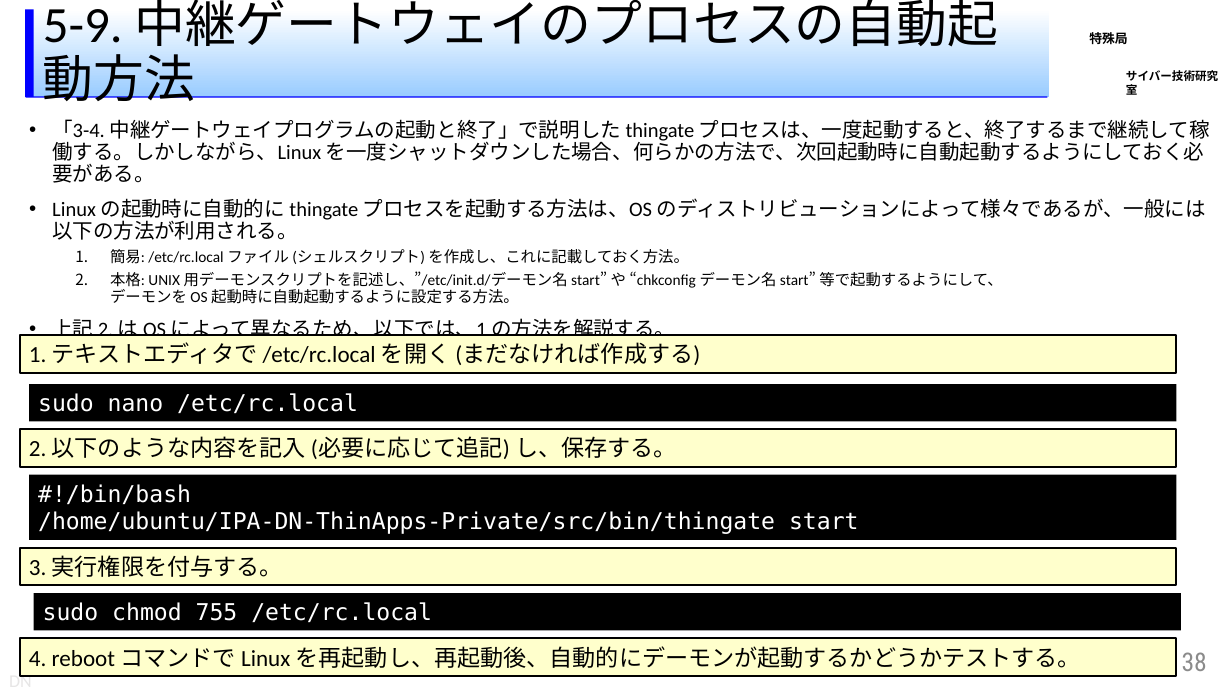
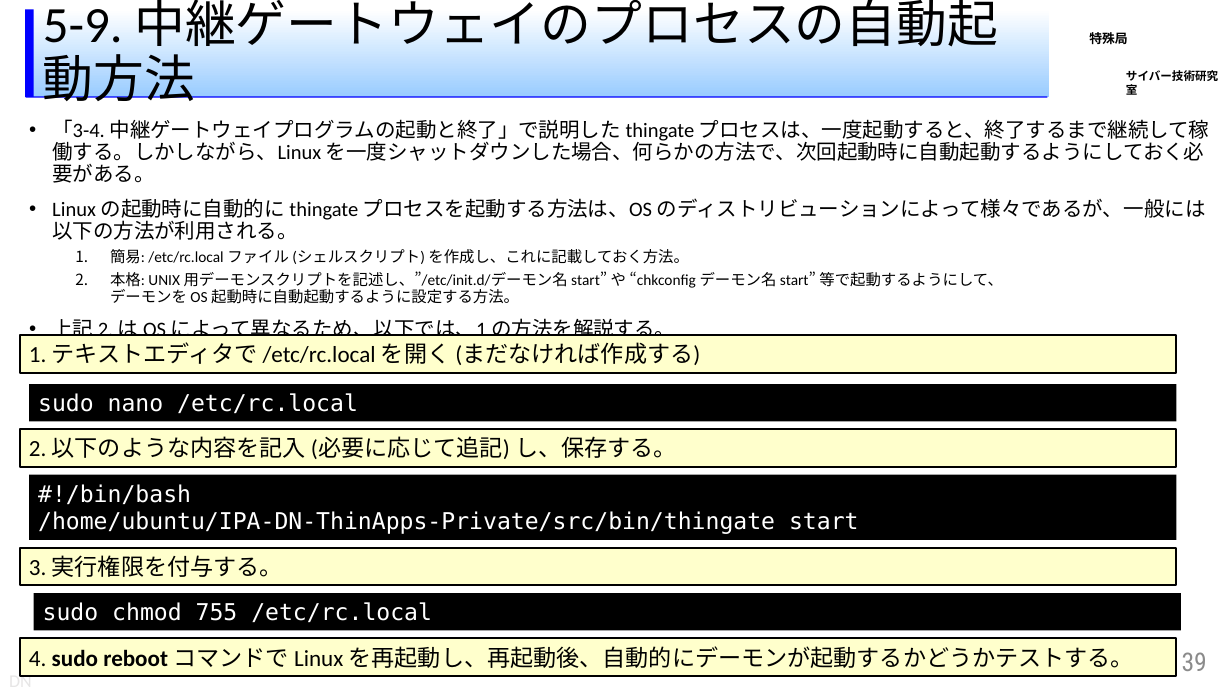
Before and after one commit to IPA-CyberLab/IPA-DN-Docs, a slide deck: slide 39 of Docs/ThinTeleworkSystem/ja/SystemManual/210916 beta8preview2/ThinTele 構築マニュアル (スタンドアロン版).pptx (slide 38 before the commit). Drawn at 1232x693 pixels with LibreOffice and Linux fonts; fonts in the diff are those of the drawing; background and template pictures are left out. Boxes give left, top, right and bottom in pixels: in the first picture for what was removed or moved away, otherwise in the second. Text is boxed around its words. In the diff, an @@ line names an element or a change of style, - is before the commit and + after.

```diff
--- a/Docs/ThinTeleworkSystem/ja/SystemManual/210916 beta8preview2/ThinTele 構築マニュアル (スタンドアロン版).pptx
+++ b/Docs/ThinTeleworkSystem/ja/SystemManual/210916 beta8preview2/ThinTele 構築マニュアル (スタンドアロン版).pptx
@@ text in rectangle at bbox=[29, 646, 1134, 668]: text changed @@
-4. reboot コマンドで Linux を再起動し、再起動後、自動的にデーモンが起動するかどうかテストする。
+4. sudo reboot コマンドで Linux を再起動し、再起動後、自動的にデーモンが起動するかどうかテストする。
@@ page number at bbox=[1182, 652, 1207, 671]: text changed @@
-38
+39
```
Also in this commit, not shown: 11 other slides changed, 1 slide added.
